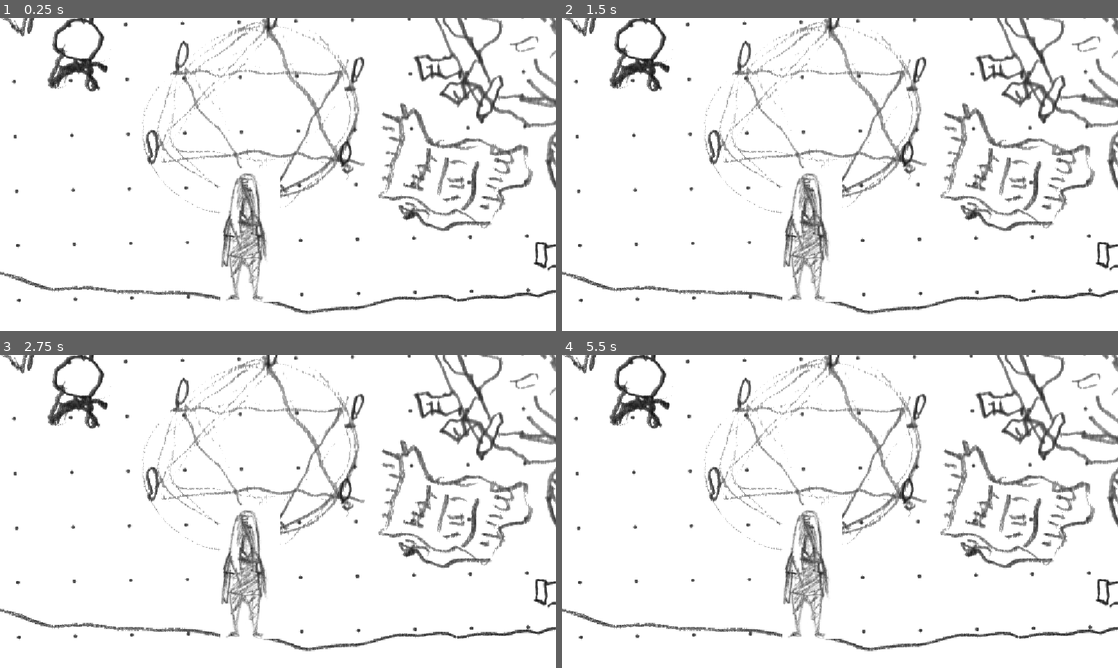
Above: before the commit, frames 1-4 (two rows, left to right).
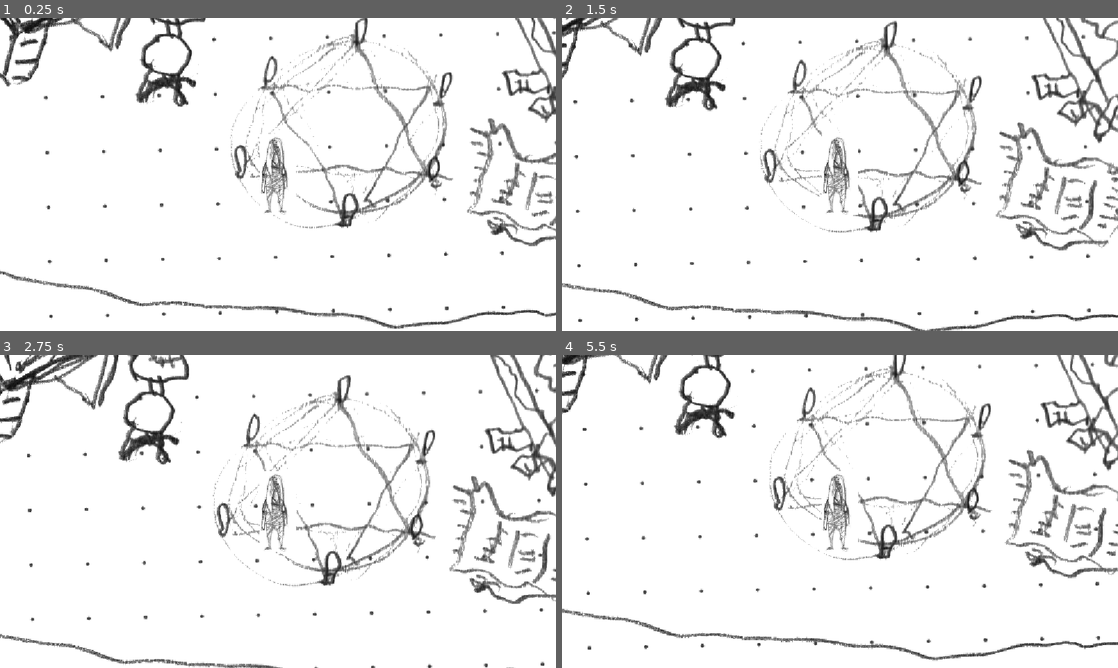
Above: after the commit, the same moments.

Repository: nallemi/manaaja
Game: Godot game, scene res://world.tscn
The game is run twice, just before and just after one commit, with the same random seed, the same clock (stepped at 60 frames per second) and the same inputs.
Inputs (mouse positions are in pixels of both pictures, inside the frame that each line leads up to):
- Up to frame 1 (0.25 s): no input
- Up to frame 2 (1.5 s): tap Enter at 0.5 s; move the mouse to (962, 158) at 0.52 s; click (962, 158) at 0.67 s; move the mouse to (728, 190) at 1.27 s; click (728, 190) at 1.42 s
- Up to frame 3 (2.75 s): move the mouse to (333, 442) at 2.02 s; click (333, 442) at 2.17 s
- Up to frame 4 (5.5 s): move the mouse to (812, 574) at 2.77 s; click (812, 574) at 2.92 s; move the mouse to (1006, 558) at 3.52 s; click (1006, 558) at 3.67 s; move the mouse to (673, 464) at 4.27 s; click (673, 464) at 4.42 s; move the mouse to (867, 511) at 5.02 s; click (867, 511) at 5.17 s

The runs differ from the first frame. In frame 1, 21% of the frame differs, in the area x 0-100%, y 0-100%; in frame 2, 22%; in frame 3, 22%; in frame 4, 21%.

Commit message:
v 0.02 player movement

Diff:
--- /dev/null
+++ b/manaaja/Player.gd
@@ -0,0 +1,24 @@
+extends CharacterBody2D
+
+var target_position = Vector2.ZERO
+var vector = Vector2.ZERO
+
+func _ready():
+	target_position = global_position
+
+func _input(event):
+	if event is InputEventMouseButton:
+		if event.button_index == MOUSE_BUTTON_LEFT and event.pressed == true:
+			target_position = get_global_mouse_position()
+
+
+func _physics_process(_delta):
+
+	if global_position.distance_to(target_position) > 10:
+		vector = global_position.direction_to(target_position)
+		velocity = vector * 100
+
+
+	else:
+		velocity = Vector2.ZERO
+	move_and_slide()
--- /dev/null
+++ b/manaaja/player.tscn
@@ -0,0 +1,16 @@
+[gd_scene format=3 uid="uid://bssi5aq5ewlb3"]
+
+[ext_resource type="Script" uid="uid://xyjadluta32r" path="res://Player.gd" id="1_onrkg"]
+[ext_resource type="Texture2D" uid="uid://hj6bp5ol38xd" path="res://assets/player.png" id="2_i3pqv"]
+
+[node name="Player" type="CharacterBody2D" unique_id=441730898]
+script = ExtResource("1_onrkg")
+
+[node name="Sprite2D" type="Sprite2D" parent="." unique_id=783423446]
+texture = ExtResource("2_i3pqv")
+hframes = 4
+frame = 1
+
+[node name="CollisionShape2D" type="CollisionShape2D" parent="." unique_id=305676652]
+
+[node name="Camera2D" type="Camera2D" parent="." unique_id=1116283821]
--- a/manaaja/world.tscn
+++ b/manaaja/world.tscn
@@ -1,7 +1,7 @@
 [gd_scene format=3 uid="uid://m62265cwhfdm"]
 
 [ext_resource type="Texture2D" uid="uid://d1dm4kx5lux1f" path="res://assets/tausta.png" id="1_fj7yv"]
-[ext_resource type="Texture2D" uid="uid://hj6bp5ol38xd" path="res://assets/player.png" id="2_tlwt5"]
+[ext_resource type="PackedScene" uid="uid://bssi5aq5ewlb3" path="res://player.tscn" id="2_fj7yv"]
 
 [node name="World" type="Node2D" unique_id=1860248028]
 
@@ -23,12 +23,5 @@
 texture = ExtResource("1_fj7yv")
 metadata/_edit_use_anchors_ = true
 
-[node name="Player" type="Node2D" parent="." unique_id=1382712727]
-position = Vector2(520, 543)
-
-[node name="Sprite2D" type="Sprite2D" parent="Player" unique_id=200492964]
-position = Vector2(-2, -92.99999)
-scale = Vector2(1.66, 1.6746987)
-texture = ExtResource("2_tlwt5")
-hframes = 4
-frame = 1
+[node name="Player" parent="." unique_id=441730898 instance=ExtResource("2_fj7yv")]
+position = Vector2(393, 293)
Not shown, added: manaaja/Player.gd.uid
